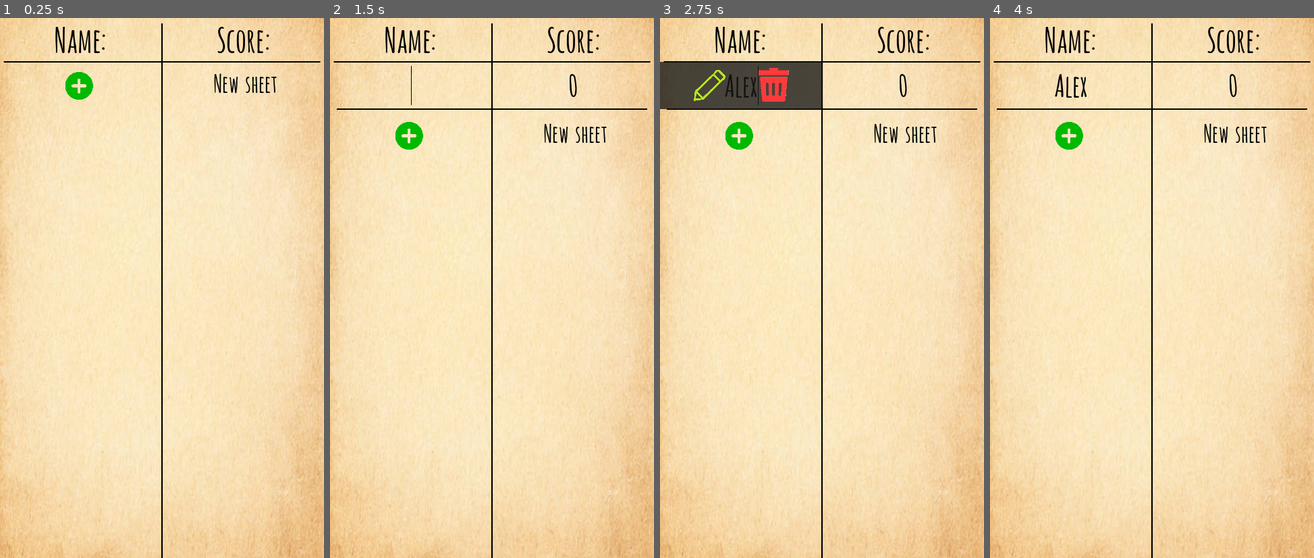
Above: before the commit, frames 1-4 (left to right).
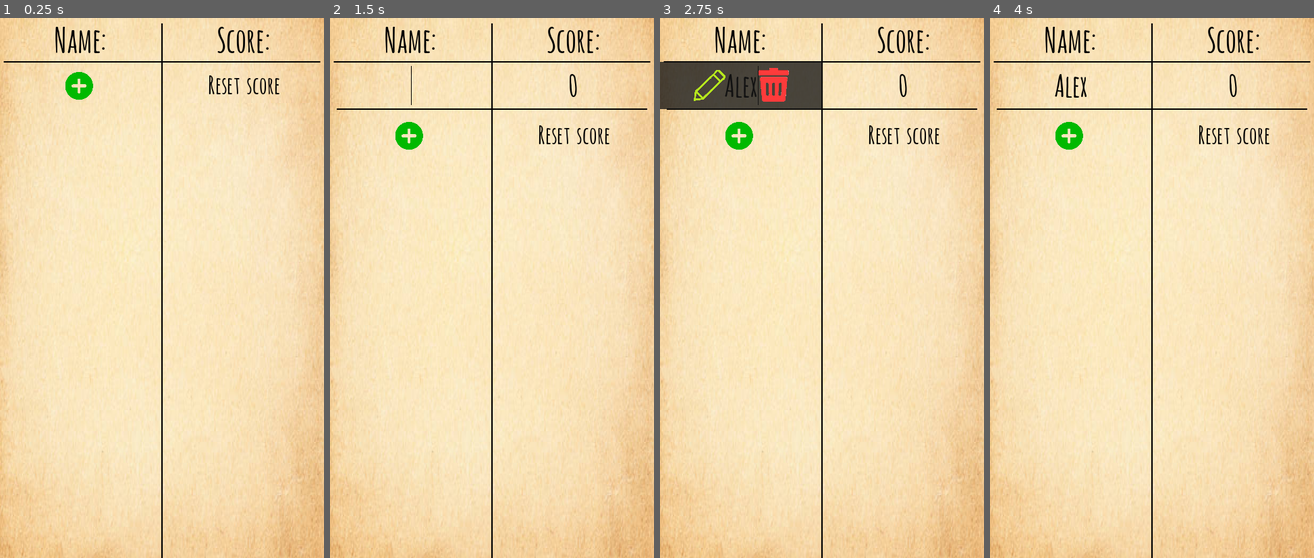
Above: after the commit, the same moments.

Repository: FilipAntonijevic/score_sheet
Game: Godot game, scene res://scenes/main.tscn
The game is run twice, just before and just after one commit, with the same random seed, the same clock (stepped at 60 frames per second) and the same inputs.
Inputs (mouse positions are in pixels of both pictures, inside the frame that each line leads up to):
- Up to frame 1 (0.25 s): no input
- Up to frame 2 (1.5 s): click (573, 82) at 0.5 s; click "+" at 1.25 s
- Up to frame 3 (2.75 s): click (741, 82) at 2.02 s; type "Alex" at 2.1 s
- Up to frame 4 (4 s): click (1038, 88) at 2.75 s; click (1233, 82) at 3.5 s

The runs differ from the first frame. In frame 1, 0.4% of the frame differs, in the area x 64-87%, y 10-15%; in frame 2, 0.4%; in frame 3, 0.4%; in frame 4, 0.4%.

Commit message:
Some changes.

Diff:
--- a/score_sheet/project.godot
+++ b/score_sheet/project.godot
@@ -28,3 +28,4 @@
 
 renderer/rendering_method="gl_compatibility"
 renderer/rendering_method.mobile="gl_compatibility"
+textures/vram_compression/import_etc2_astc=true
--- a/score_sheet/scenes/table.tscn
+++ b/score_sheet/scenes/table.tscn
@@ -70,11 +70,11 @@
 [node name="Reset_button_label" type="Label" parent="ScrollContainer/VBoxContainer/Control"]
 z_index = 10
 layout_mode = 0
-offset_left = 316.0
-offset_top = 9.0
-offset_right = 416.0
-offset_bottom = 60.0
-text = "New  sheet"
+offset_left = 308.0
+offset_top = 11.0
+offset_right = 415.0
+offset_bottom = 62.0
+text = "Reset  score"
 label_settings = SubResource("LabelSettings_oagq1")
 
 [node name="reset_game" type="Button" parent="ScrollContainer/VBoxContainer/Control"]
--- a/score_sheet/scripts/table.gd
+++ b/score_sheet/scripts/table.gd
@@ -21,7 +21,8 @@
 
 	for i in range(0, count - 1):
 		var child = container.get_child(i)
-		child.queue_free()
+		child.player_score.score = 0
+		child.player_score.score_label.text = "0"
 
 func _unhandled_input(event: InputEvent) -> void:
 	if event is InputEventMouseButton and event.pressed:
Not shown, added: score_sheet/export_presets.cfg
